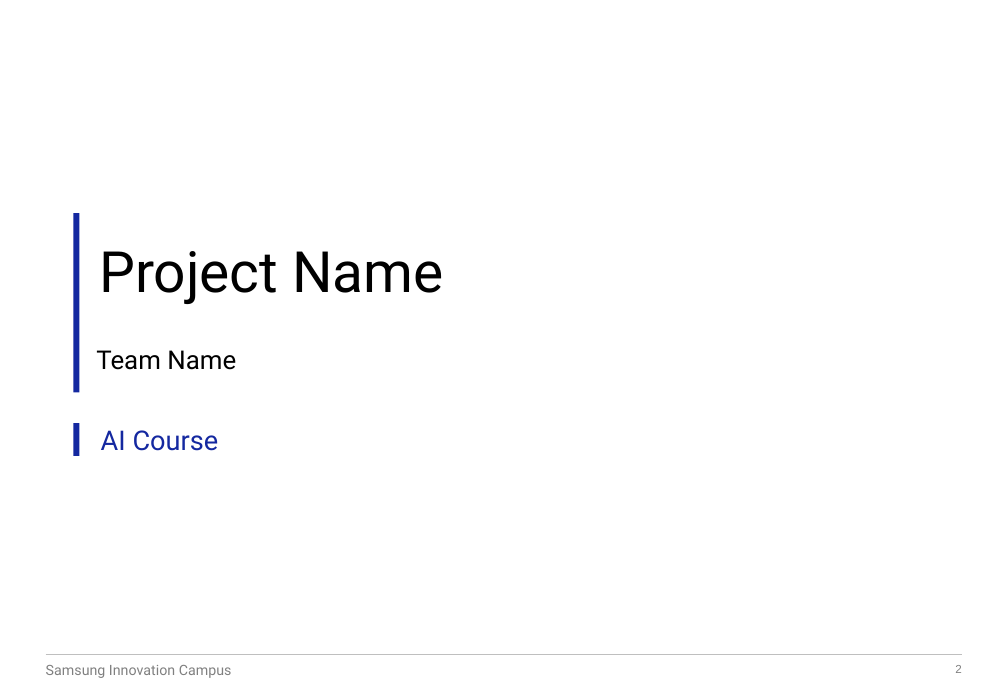
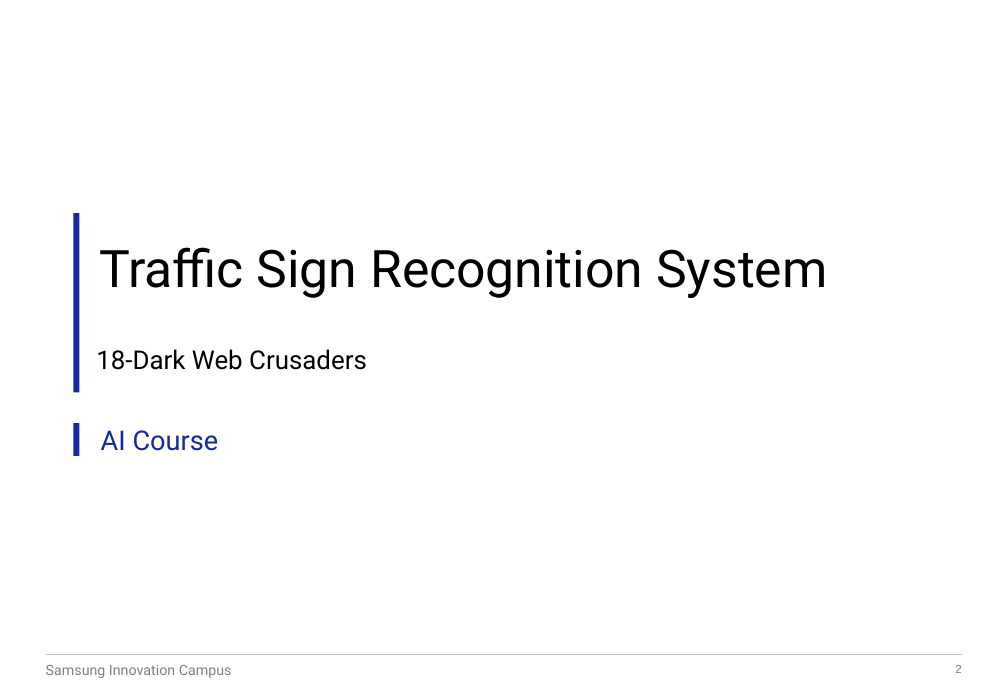
Before and after one commit to shamaemsaqib/Traffic-Sign-Recognition-System-using-CNN, a slide deck: slide 2 of Documents/Capstone Slide Template for Students.pptx. Drawn at 1008x698 pixels with LibreOffice and Linux fonts; fonts in the diff are those of the drawing; background and template pictures are left out. Boxes give left, top, right and bottom in pixels: in the first picture for what was removed or moved away, otherwise in the second. Text is boxed around its words. In the diff, an @@ line names an element or a change of style, - is before the commit and + after.

Commit message:
Slides

```diff
--- a/Documents/Capstone Slide Template for Students.pptx
+++ b/Documents/Capstone Slide Template for Students.pptx
@@ text at bbox=[99, 247, 827, 298]: text changed; size 44 to 40 pt @@
-Project Name
+Traffic Sign Recognition System
@@ text at bbox=[96, 349, 367, 370]: text changed @@
-Team Name
+18-Dark Web Crusaders
```
Also in this commit, not shown: 2 other slides changed.
